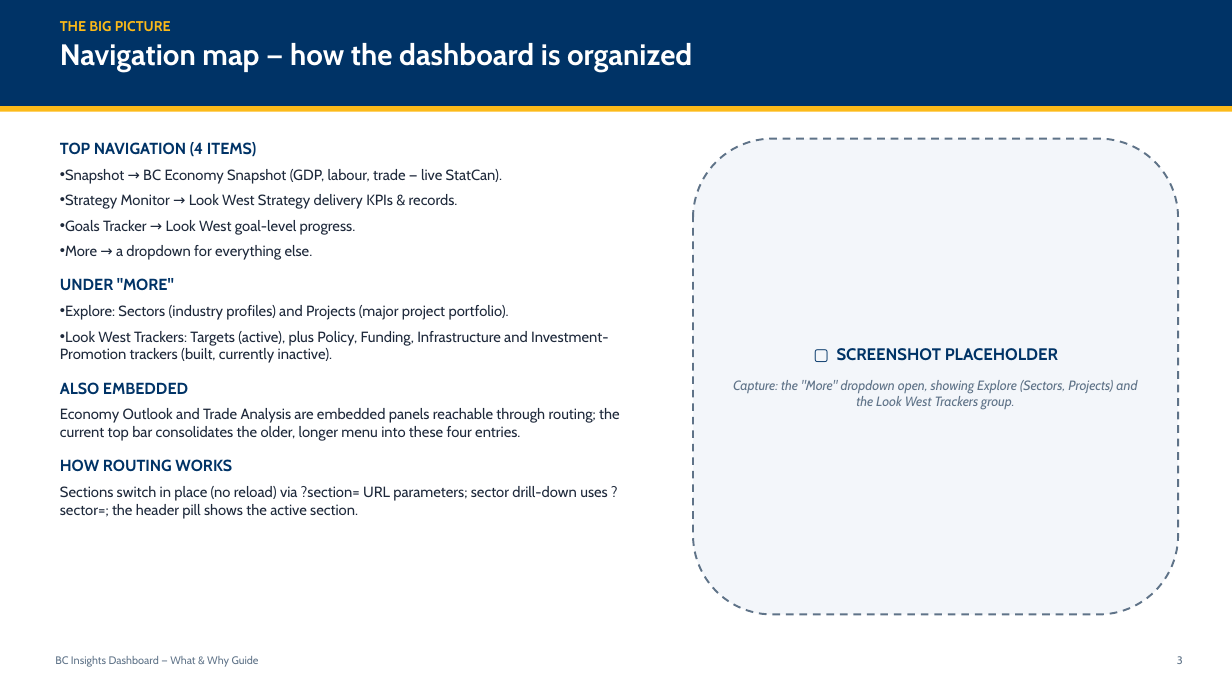
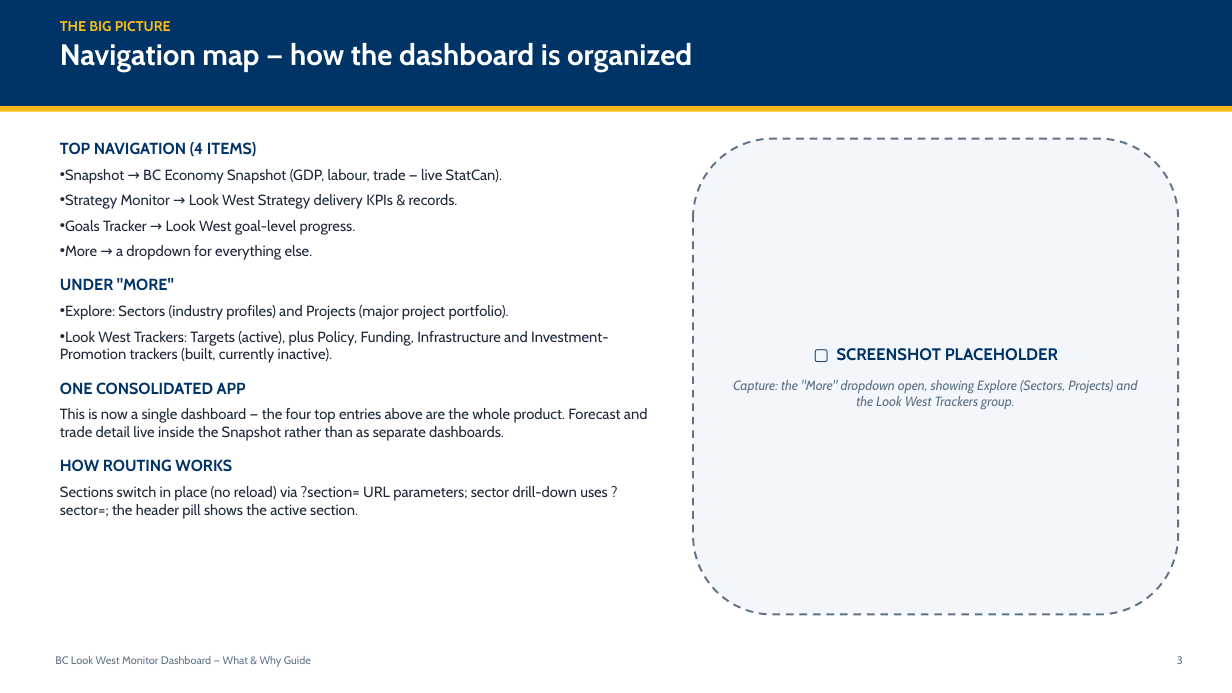
Before and after one commit to bcgov/BCLS, a slide deck: slide 4 of BCLS_Dashboard_Guide.pptx. Drawn at 1232x693 pixels with LibreOffice and Linux fonts; fonts in the diff are those of the drawing. Boxes give left, top, right and bottom in pixels: in the first picture for what was removed or moved away, otherwise in the second. Text is boxed around its words. In the diff, an @@ line names an element or a change of style, - is before the commit and + after.

```diff
--- a/BCLS_Dashboard_Guide.pptx
+++ b/BCLS_Dashboard_Guide.pptx
@@ text at [60,382,648,441]: text changed @@
-ALSO EMBEDDED
-Economy Outlook and Trade Analysis are embedded panels reachable through routing; the current top bar consolidates the older, longer menu into these four entries.
+ONE CONSOLIDATED APP
+This is now a single dashboard — the four top entries above are the whole product. Forecast and trade detail live inside the Snapshot rather than as separate dashboards.
@@ text at [55,656,311,667]: text changed @@
-BC Insights Dashboard — What & Why Guide
+BC Look West Monitor Dashboard — What & Why Guide
```
Also in this commit, not shown: 39 other slides changed, 8 slides added, 4 slides removed.
